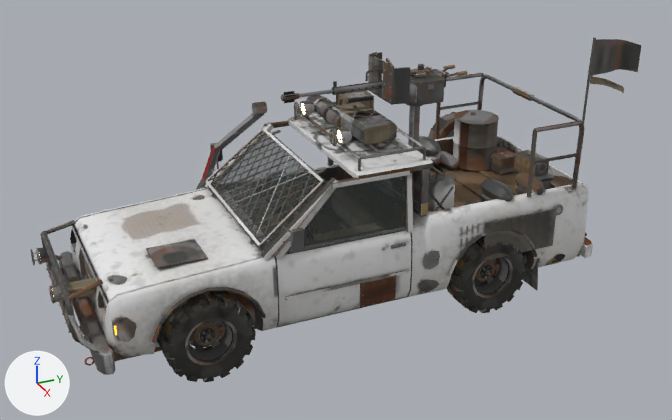
The glTF model public/models/vehicles/e_technical.glb as it was, and as the next commit left it.
Before and after are seen from a 50 mm camera at (7.5, -3.28, 4.7) aimed at (0.13, 0.03, 1.02). The axes (+X, +Y, +Z) are drawn at lower left. The lights are the same throughout. The older version comes first. Where no turn or scale is listed for an object, it has been applied to the vertices. Vertices at exactly the same position are counted once.

Objects in the first picture: 'body_mesh', 'gun_mg', 'panel_bumper_F', 'panel_door_L', 'panel_hood', 'wheel_FL_rim', 'wheel_FL_tire', 'wheel_RL_rim', 'wheel_RL_tire' and 3 more.
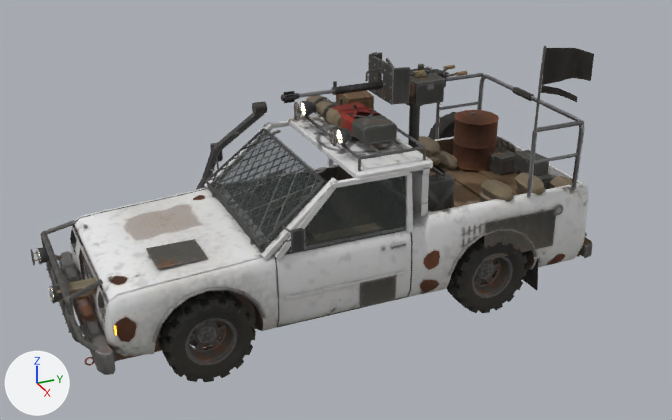
Where the change shows, as pixel boxes [x1, y1, x2, y2] in the pictures (672 x 420 px; the box of a moved part takes in the faces that stretch with it):
'body_mesh', reshaped (8% narrower): before [70, 37, 641, 361]; after [70, 46, 594, 361]
part 1 of me_panel_door_l, surface changed: [275, 170, 413, 308] in both
part 2 of me_body_mesh, moved or reshaped: before [582, 37, 596, 121]; after [534, 46, 546, 131]
part 3 of me_body_mesh, moved or reshaped: before [591, 39, 641, 76]; after [542, 48, 594, 85]
part 4 of me_body_mesh, moved or reshaped: before [590, 76, 624, 93]; after [541, 85, 577, 102]
part 5 of me_body_mesh, surface changed: [70, 73, 584, 348] in both
part 6 of me_body_mesh, recoloured: [522, 261, 538, 290] in both
part 7 of me_body_mesh, recoloured: [252, 103, 267, 114] in both

The change in detail:
me_panel_door_l has 552 vertices, 940 faces and spans x -0.125..0.22, y -0.008..1.305, z -0.336..0.925.
me_panel_door_l is used by ob_panel_door_l; location (0.9, -0.86, 0.7).
me_panel_door_l part 1: texture (UV) coordinates of 522 of 940 faces, centred in x -0.125..0.22, y 0.004..1.305, z -0.335..0.925, changed; they spanned u 0.0..0.95, v 0.0..0.93 and now span u 0.0..0.95, v 0.01..0.94.
me_body_mesh is used by ob_body_mesh; location (0.0, 0.0, 0.0).
me_body_mesh had 9277 vertices, 16638 faces and spanned x -1.14..0.94, y -2.32..2.8, z 0.1..2.62.
me_body_mesh now has 9277 vertices, 16638 faces and spans x -1.14..0.94, y -2.32..2.61, z 0.1..2.6.
me_body_mesh part 2: the loose piece of 18 vertices spanning x 0.85..0.88, y 2.23..2.28, z 1.82..2.62 is moved by (0.0, -0.54, -0.01).
me_body_mesh part 3: the loose piece of 44 vertices spanning x 0.82..0.9, y 2.27..2.8, z 2.24..2.6 is moved by (0.0, -0.54, -0.02).
me_body_mesh part 4: the loose piece of 28 vertices spanning x 0.83..0.9, y 2.27..2.69, z 2.05..2.26 is moved by (0.0, -0.54, -0.02).
me_body_mesh part 5: 11558 kept faces spanning x -1.14..0.94, y -2.32..2.61, z 0.1..2.01 get new texture (UV) coordinates.
me_body_mesh part 6: 88 faces spanning x -0.93..0.93, y 1.83..1.87, z 0.13..0.47 switch from mat_rubber to mat_rubber_tire.
me_body_mesh part 7: 104 faces spanning x -0.9..0.02, y -0.42..-0.12, z 0.66..1.86 switch from mat_plastic to mat_interior.
Other edits to the shape of me_body_mesh do not show in these pictures.
me_body_mesh no longer uses material mat_cloth_tan.
me_body_mesh no longer uses material mat_leather.
me_body_mesh no longer uses material mat_gun_metal.
me_body_mesh no longer uses material mat_rim.
